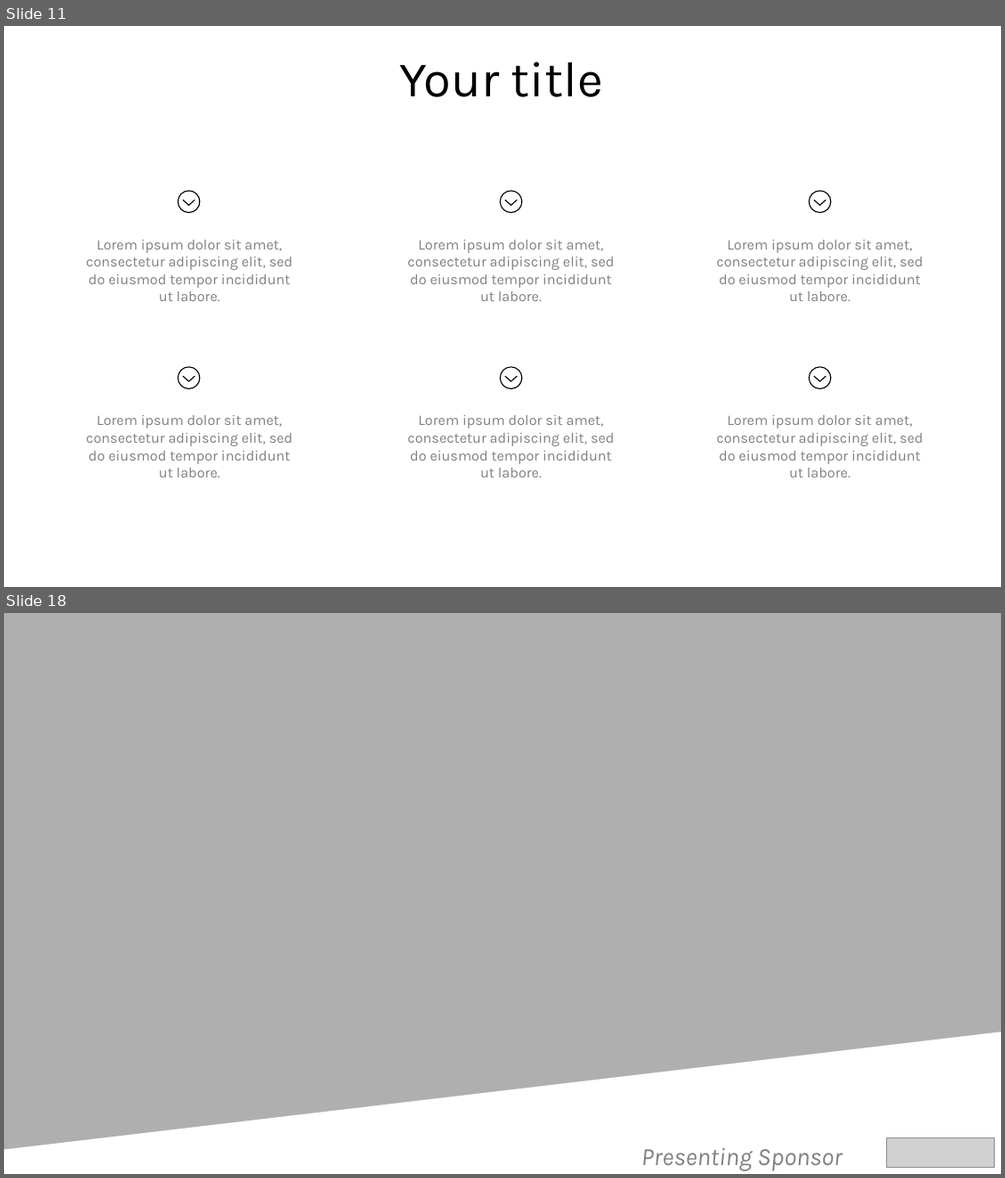
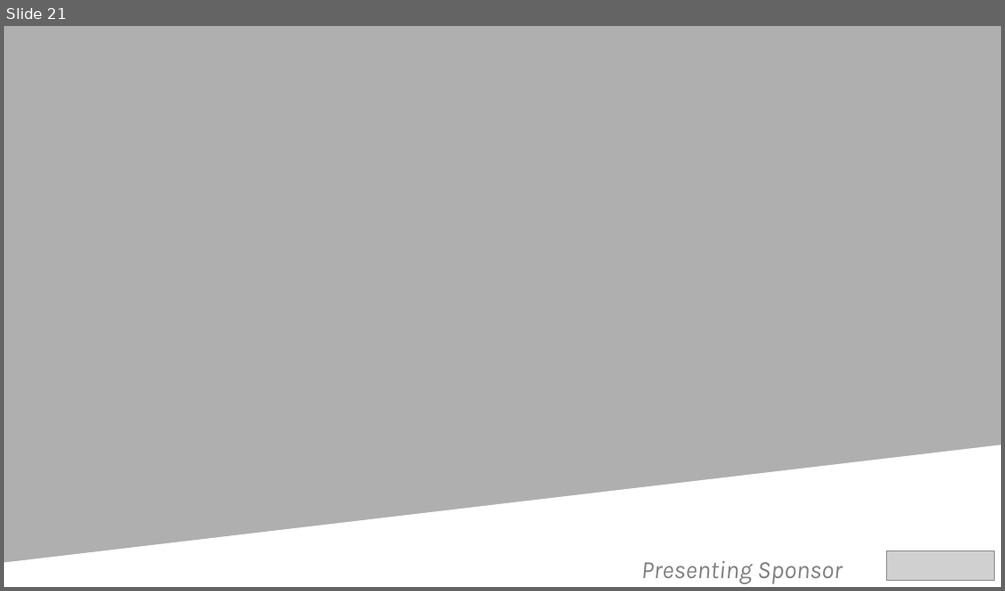
Before and after one commit to SQLDBAWithABeard/Presentations, a slide deck: 2018/24 HoP/PowerShell.pptx. Shown one above the other, each under a label of ours: slides 11 and 18 before the commit, slide 21 after it; the slides between them are not shown. The pictures are 1005x1178 and 1005x591 pixels, drawn with LibreOffice and Linux fonts; fonts in the diff are those of the drawing; grey boxes stand for pictures; background and template pictures are left out. Boxes give left, top, right and bottom in pixels: in the first picture for what was removed or moved away, otherwise in the second. Text is boxed around its words. In the diff, an @@ line names an element or a change of style, - is before the commit and + after.

```diff
--- a/2018/24 HoP/PowerShell.pptx
+++ b/2018/24 HoP/PowerShell.pptx
@@ slide 11 removed at <box>4,26,1001,587</box>, background #FFFFFF @@
@@ title removed at <box>400,62,603,97</box> @@
-Your title
@@ freeform shape removed at <box>178,191,201,214</box> @@
@@ freeform shape removed at <box>500,191,522,214</box> @@
@@ freeform shape removed at <box>809,191,832,214</box> @@
@@ text removed at <box>86,240,293,301</box> @@
-Lorem ipsum dolor sit amet, consectetur adipiscing elit, sed do eiusmod tempor incididunt ut labore.
@@ text removed at <box>407,240,615,301</box> @@
-Lorem ipsum dolor sit amet, consectetur adipiscing elit, sed do eiusmod tempor incididunt ut labore.
@@ text removed at <box>716,240,923,301</box> @@
-Lorem ipsum dolor sit amet, consectetur adipiscing elit, sed do eiusmod tempor incididunt ut labore.
@@ freeform shape removed at <box>178,366,201,389</box> @@
@@ freeform shape removed at <box>500,366,522,389</box> @@
@@ freeform shape removed at <box>809,366,832,389</box> @@
@@ text removed at <box>86,415,293,477</box> @@
-Lorem ipsum dolor sit amet, consectetur adipiscing elit, sed do eiusmod tempor incididunt ut labore.
@@ text removed at <box>407,415,615,477</box> @@
-Lorem ipsum dolor sit amet, consectetur adipiscing elit, sed do eiusmod tempor incididunt ut labore.
@@ text removed at <box>716,415,923,477</box> @@
-Lorem ipsum dolor sit amet, consectetur adipiscing elit, sed do eiusmod tempor incididunt ut labore.
@@ what was slide 18 is now slide 21 @@
```
Also in this commit, not shown: 3 slides changed, 16 slides added, 12 other slides removed.
